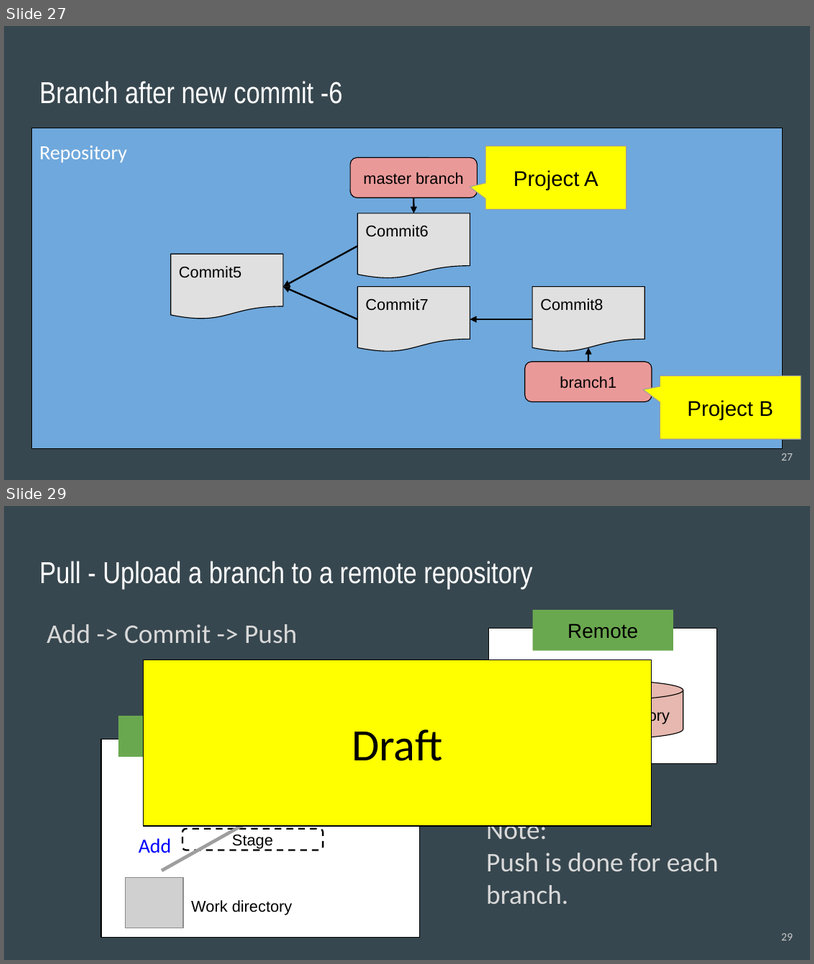
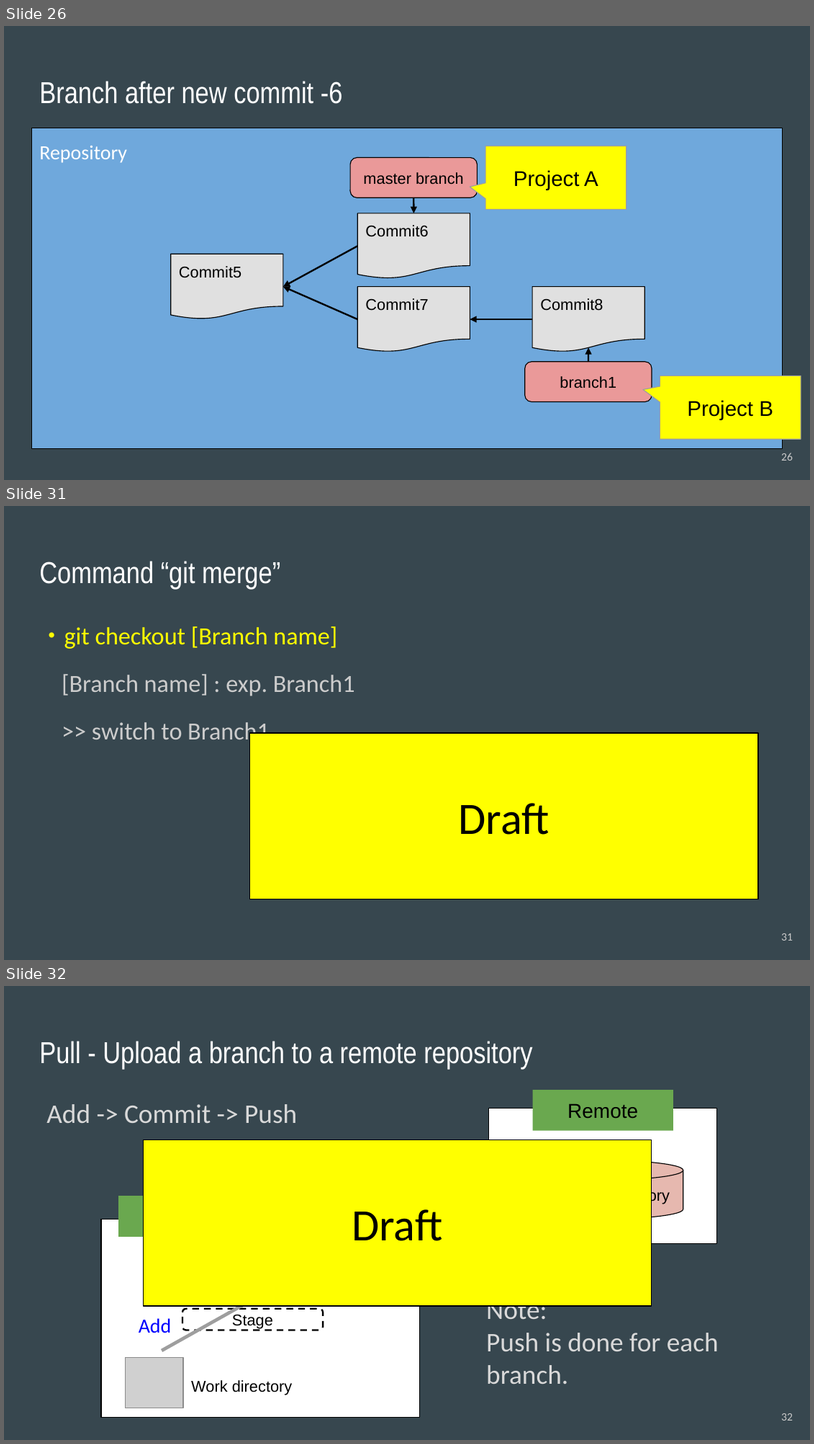
Before and after one commit to acchi17/StudyGit, a slide deck: GitStudySession.pptx. Shown one above the other, each under a label of ours: slides 27 and 29 before the commit, slides 26, 31 and 32 after it; the slides between them are not shown. The pictures are 814x964 and 814x1444 pixels, drawn with LibreOffice and Linux fonts; fonts in the diff are those of the drawing; grey boxes stand for pictures. Boxes give left, top, right and bottom in pixels: in the first picture for what was removed or moved away, otherwise in the second. Text is boxed around its words. In the diff, an @@ line names an element or a change of style, - is before the commit and + after.

```diff
--- a/GitStudySession.pptx
+++ b/GitStudySession.pptx
@@ slide 31 added at (4, 506, 810, 960), background #37474F @@
@@ title added at (39, 561, 280, 590), 27 pt, text #FFFFFF @@
+Command “git merge”
@@ text added at (39, 626, 355, 746), 22 pt, text #CCCCCC @@
+・git checkout [Branch name]
+[Branch name] : exp. Branch1
+>> switch to Branch1.
@@ rectangle added at (250, 733, 759, 898), fill #FFFF00, outline #000000 0.75 pt, 40 pt, text #000000 @@
+Draft
@@ page number added at (782, 933, 793, 940), 10 pt, text #CACACA @@
+31
@@ what was slide 27 is now slide 26 @@
@@ page number at (782, 452, 793, 460): text changed @@
-27
+26
@@ what was slide 29 is now slide 32 @@
@@ page number at (782, 1413, 793, 1420): text changed @@
-29
+32
```
Also in this commit, not shown: 11 slides changed, 5 other slides added.
